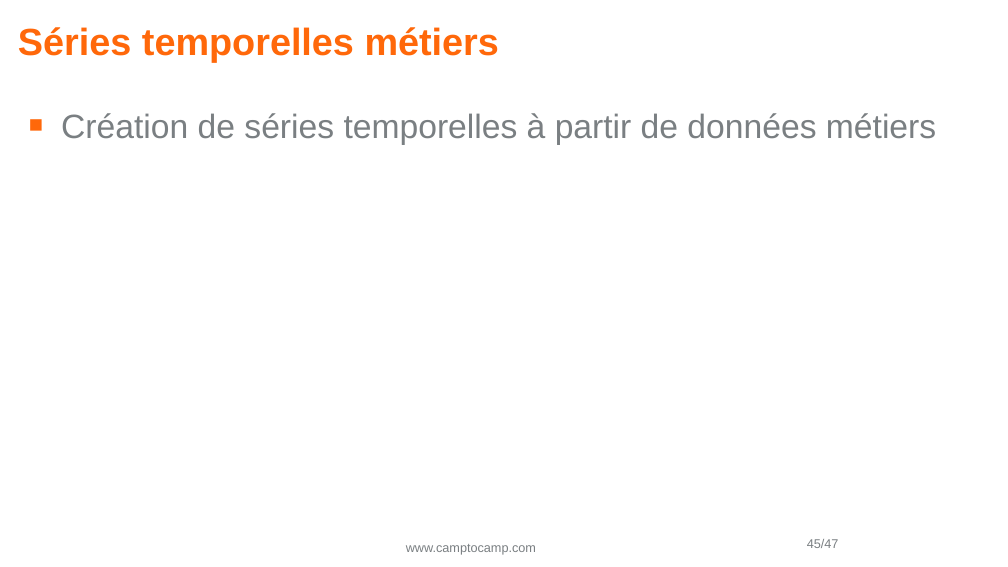
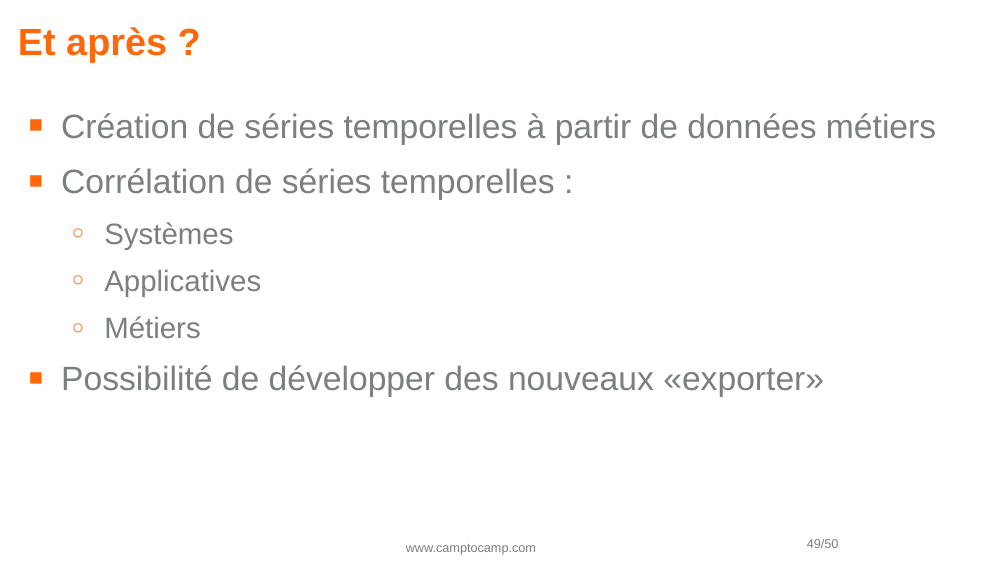
Before and after one commit to Vampouille/demo-prometheus-postgres, a slide deck: slide 49 of pgday2.odp (slide 45 before the commit). Drawn at 1008x567 pixels with LibreOffice and Linux fonts; fonts in the diff are those of the drawing; background and template pictures are left out. Boxes give left, top, right and bottom in pixels: in the first picture for what was removed or moved away, otherwise in the second. Text is boxed around its words. In the diff, an @@ line names an element or a change of style, - is before the commit and + after.

```diff
--- a/pgday2.odp
+++ b/pgday2.odp
@@ title at box(18, 27, 167, 63): text changed @@
-Séries temporelles métiers
+Et après ?
@@ text at box(61, 168, 824, 397): paragraphs added @@
+■ Corrélation de séries temporelles :
+  ○ Systèmes
+  ○ Applicatives
+  ○ Métiers
+■ Possibilité de développer des nouveaux «exporter»
@@ page number at box(807, 539, 839, 548): text changed @@
-45/47
+49/50
```
Also in this commit, not shown: 16 other slides changed, 5 slides added, 2 slides removed, 3 other files.
